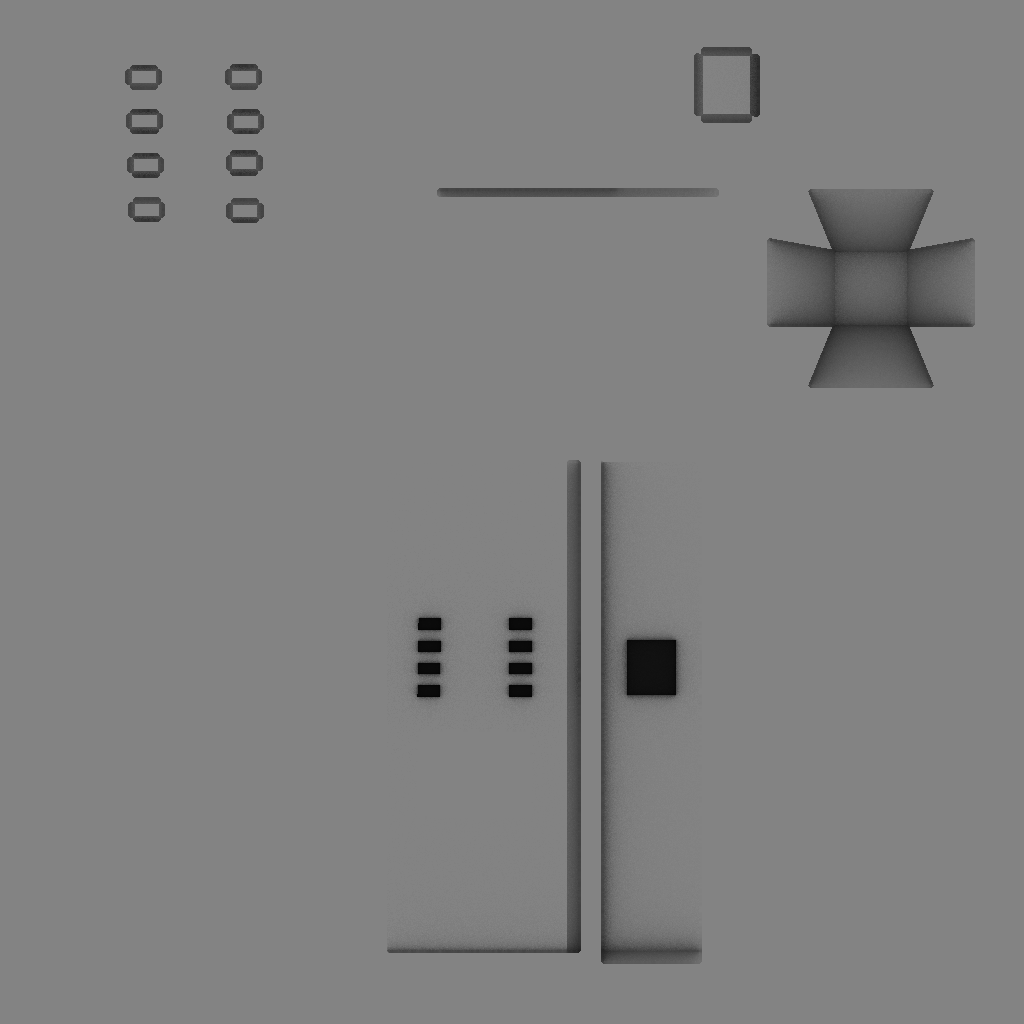
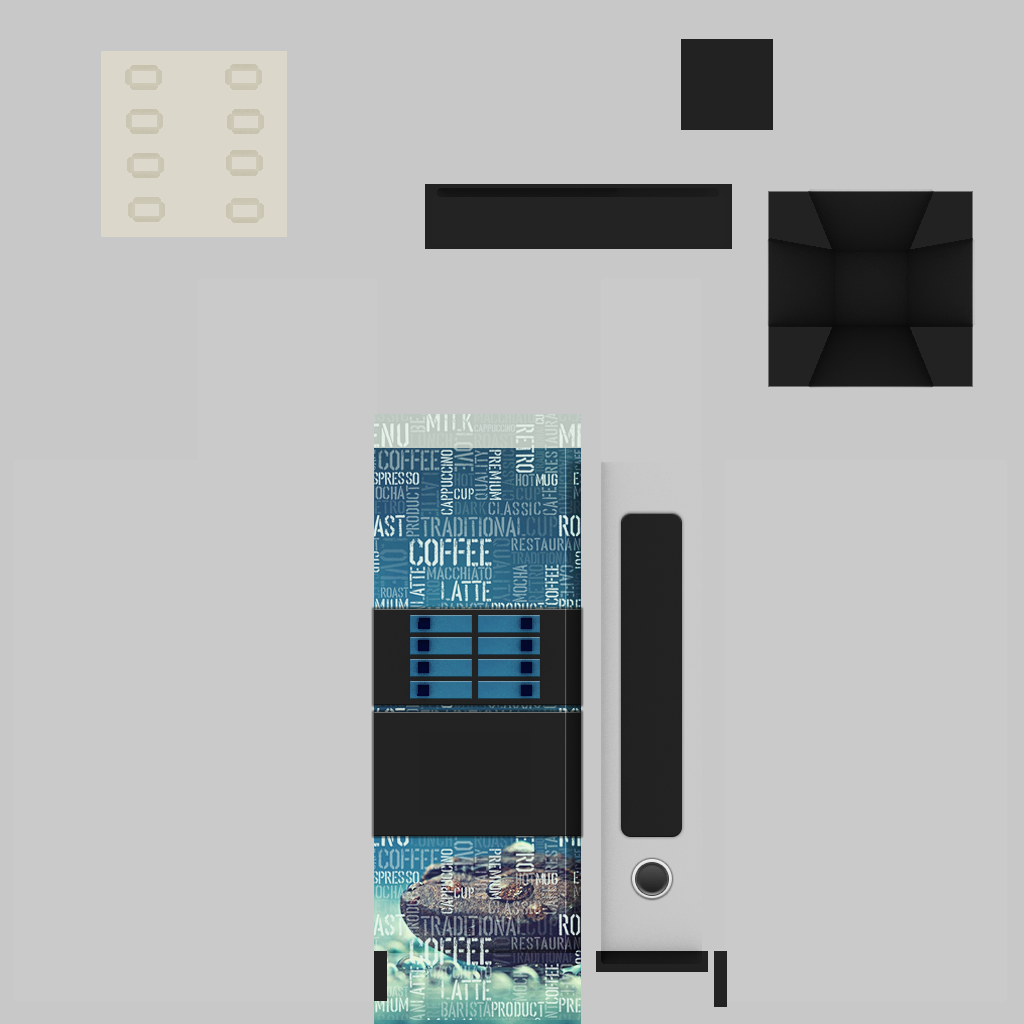
Layer changes from the first w=1024, h=1024 image to the second:
renamed "bake" to "T_CoffeeMachine_AO", blend normal → overlay, painted on it over [left=14, top=47, right=1007, bottom=1002]
added group "Groupe 1" with 8 layers above "Boutons" over [left=410, top=615, right=540, bottom=699]
added layer "Boutons" above "Forme 1" over [left=101, top=51, right=287, bottom=237]
added layer "Rectangle arrondi 1" above "Plastic parts" over [left=621, top=513, right=682, bottom=837]
added group "Plastic parts" with 8 layers above "Poster" over [left=374, top=39, right=973, bottom=1007]
added layer "Rectangle 8" in group "Plastic parts" over [left=681, top=39, right=773, bottom=130]
added layer "Rectangle 3 copie" in group "Plastic parts" over [left=374, top=609, right=581, bottom=705]
added layer "Rectangle 3" in group "Plastic parts" over [left=374, top=712, right=581, bottom=836]
added layer "Rectangle 2" in group "Plastic parts" over [left=768, top=191, right=973, bottom=387]
added layer "Rectangle 1" in group "Plastic parts" over [left=425, top=184, right=732, bottom=249]
added group "Poster" with 5 layers above "Calque 1" over [left=374, top=414, right=581, bottom=1024]
added layer "Arrière-plan copie" (screen) in group "Poster" over [left=374, top=414, right=581, bottom=621]
added layer "Arrière-plan copie 2" (screen) in group "Poster" over [left=374, top=607, right=581, bottom=814]
added layer "Arrière-plan" (screen) in group "Poster" over [left=374, top=813, right=581, bottom=1020]
added layer "coffee-beans-icon-tiles-iphone-coffee-beans-water-drops-close-up-iphone-5-wallp…" (1st of 2, in "Poster") in group "Poster" over [left=374, top=683, right=581, bottom=1024]
added layer "coffee-beans-icon-tiles-iphone-coffee-beans-water-drops-close-up-iphone-5-wallp…" (2nd of 2, in "Poster") in group "Poster" over [left=374, top=448, right=581, bottom=827]
painted on "Calque 1" over [left=0, top=0, right=1024, bottom=1024]
…and 14 more changes (14 added)
